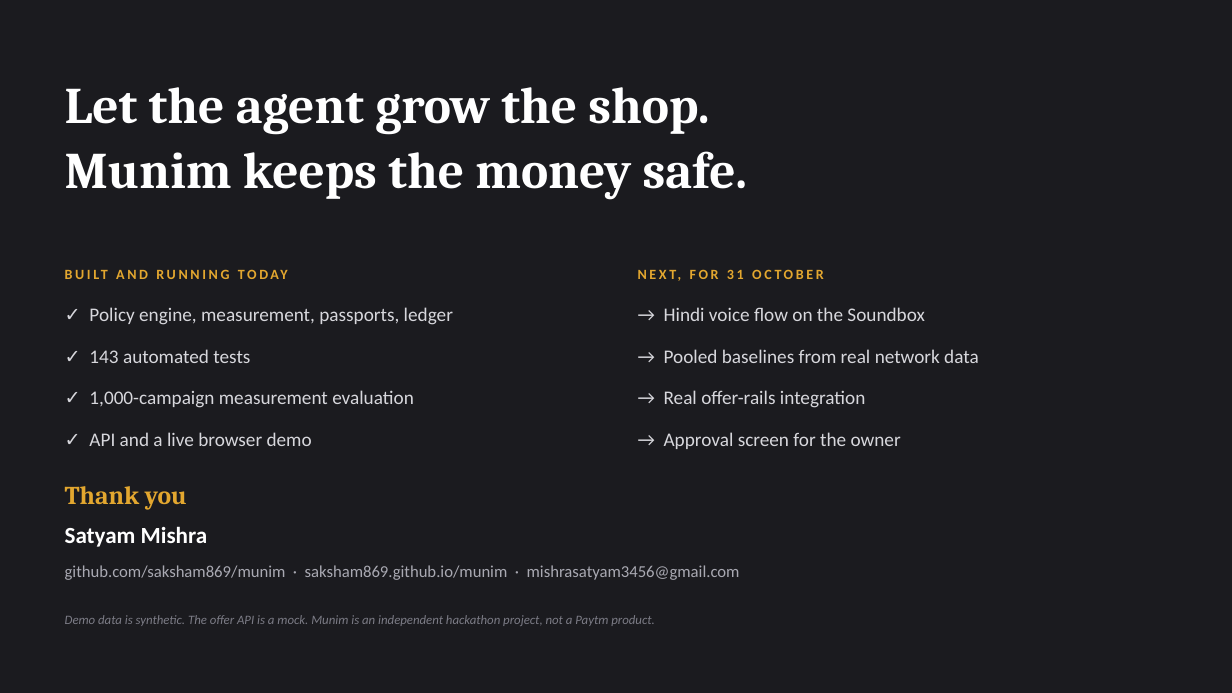
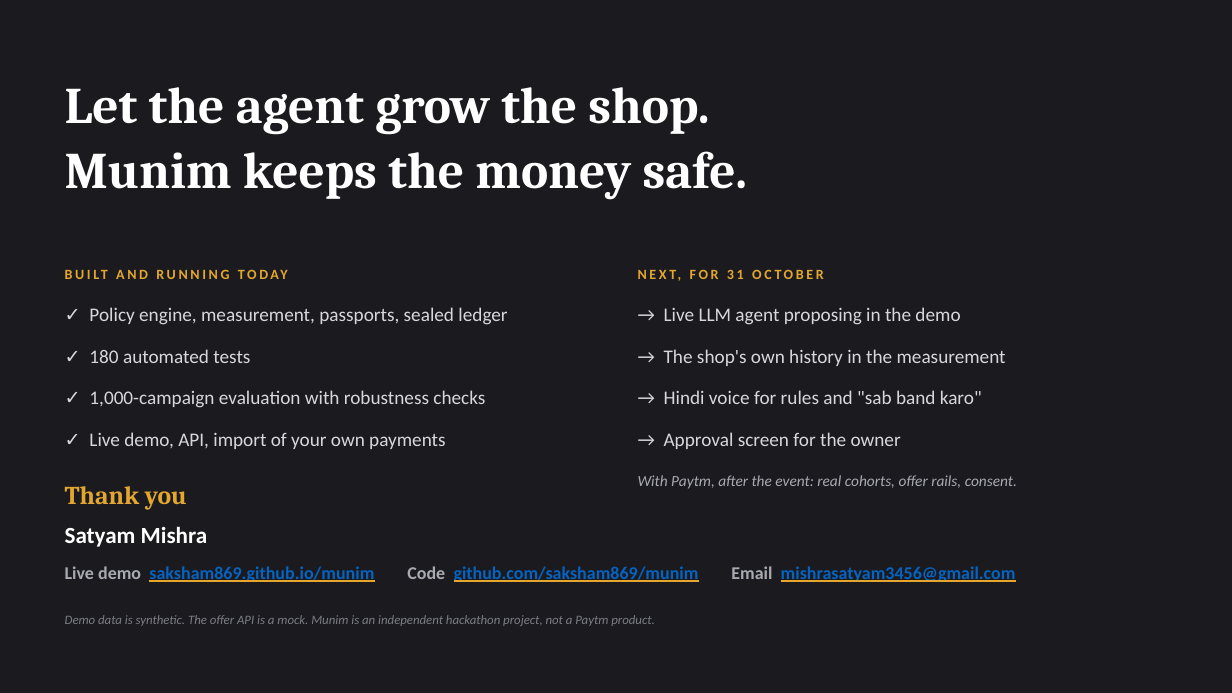
Before and after one commit to saksham869/munim, a slide deck: slide 11 of docs/Munim_Pitch.pptx. Drawn at 1232x693 pixels with LibreOffice and Linux fonts; fonts in the diff are those of the drawing. Boxes give left, top, right and bottom in pixels: in the first picture for what was removed or moved away, otherwise in the second. Text is boxed around its words. In the diff, an @@ line names an element or a change of style, - is before the commit and + after.

```diff
--- a/docs/Munim_Pitch.pptx
+++ b/docs/Munim_Pitch.pptx
@@ text at [89, 307, 507, 325]: text changed @@
-✓ Policy engine, measurement, passports, ledger
+✓ Policy engine, measurement, passports, sealed ledger
@@ text at [664, 307, 960, 325]: text changed @@
-→ Hindi voice flow on the Soundbox
+→ Live LLM agent proposing in the demo
@@ text at [89, 349, 250, 363]: text changed @@
-✓ 143 automated tests
+✓ 180 automated tests
@@ text at [664, 349, 1006, 366]: text changed @@
-→ Pooled baselines from real network data
+→ The shop's own history in the measurement
@@ text at [89, 390, 485, 408]: text changed @@
-✓ 1,000-campaign measurement evaluation
+✓ 1,000-campaign evaluation with robustness checks
@@ text at [664, 390, 982, 404]: text changed @@
-→ Real offer-rails integration
+→ Hindi voice for rules and "sab band karo"
@@ text at [89, 432, 445, 449]: text changed @@
-✓ API and a live browser demo
+✓ Live demo, API, import of your own payments
@@ text added at [638, 475, 1017, 489], 12 pt, text #A9A9B2, italic @@
+With Paytm, after the event: real cohorts, offer rails, consent.
@@ text at [65, 566, 1016, 582]: text changed; size 13 to 14 pt; text colour #A9A9B2 to #0563C1; bold on @@
-github.com/saksham869/munim · saksham869.github.io/munim · mishrasatyam3456@gmail.com
+Live demo saksham869.github.io/munim Code github.com/saksham869/munim Email mishrasatyam3456@gmail.com
```
Also in this commit, not shown: 10 other slides changed, 51 other files.
